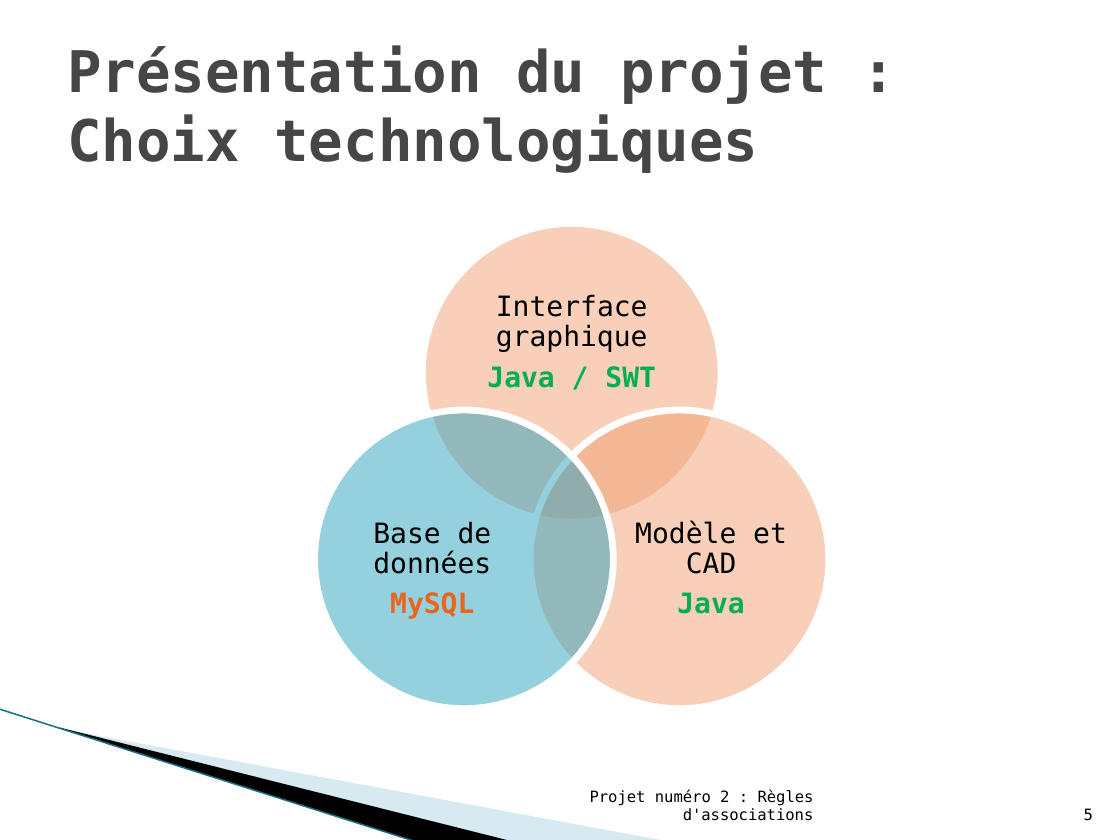
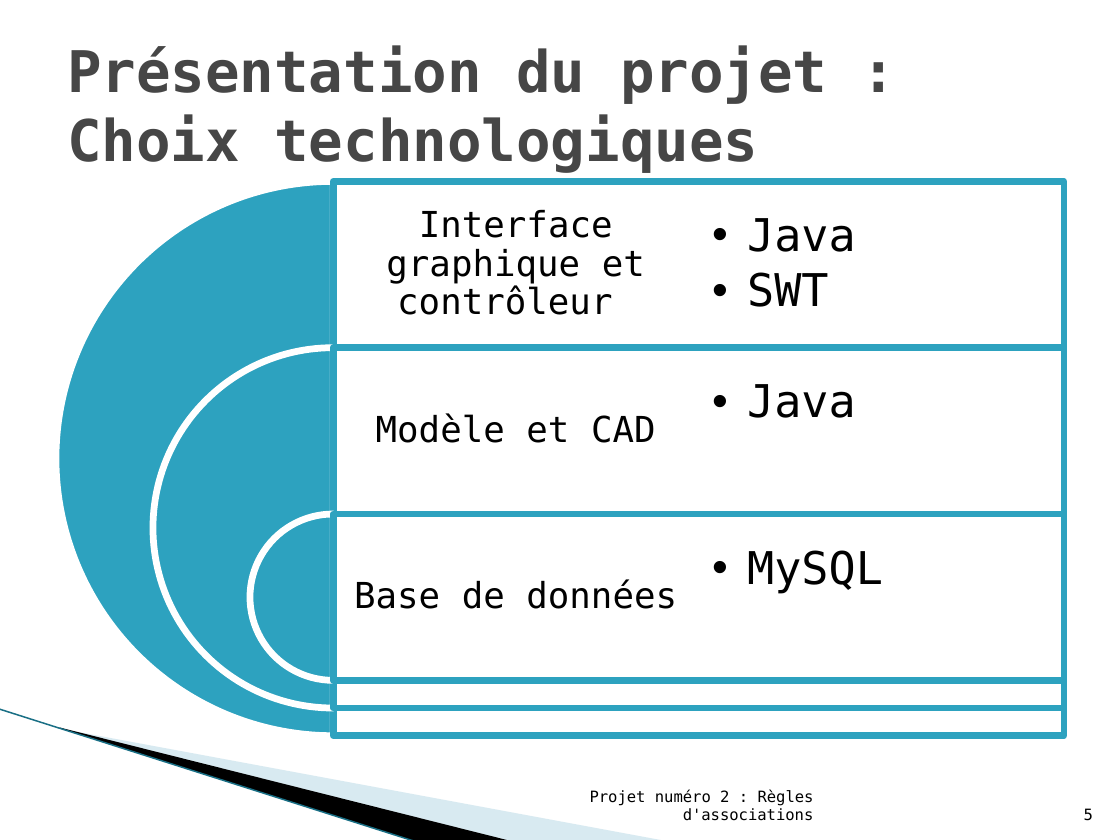
Before and after one commit to arnaudbreton/projet-sgbd, a slide deck: slide 5 of Projet OLAP/ressources/Base de données multi-dimensionnelles et OLAP - Projet Numéro 2 - Présentation.pptx. Drawn at 1120x840 pixels with LibreOffice and Linux fonts; fonts in the diff are those of the drawing; background and template pictures are left out. Boxes give left, top, right and bottom in pixels: in the first picture for what was removed or moved away, otherwise in the second. Text is boxed around its words. In the diff, an @@ line names an element or a change of style, - is before the commit and + after.

```diff
--- a/Projet OLAP/ressources/Base de données multi-dimensionnelles et OLAP - Projet Numéro 2 - Présentation.pptx
+++ b/Projet OLAP/ressources/Base de données multi-dimensionnelles et OLAP - Projet Numéro 2 - Présentation.pptx
@@ ellipse removed at (x1=422, y1=223, x2=721, y2=522) @@
@@ text at (x1=747, y1=218, x2=856, y2=307): text changed; size 18 to 29 pt @@
-Interface graphique
-Java / SWT
+  •• Java
+  •• SWT
@@ text "Modèle et CAD" at (x1=376, y1=413, x2=656, y2=443): size 18 to 23 pt; more space between paragraphs @@
@@ text "Modèle et CAD" moved from (x1=635, y1=520, x2=787, y2=614) to (x1=376, y1=413, x2=656, y2=443) @@
@@ ellipse removed at (x1=315, y1=410, x2=614, y2=709) @@
@@ ellipse removed at (x1=530, y1=410, x2=829, y2=709) @@
@@ text "Base de données" moved from (x1=373, y1=521, x2=492, y2=619) to (x1=354, y1=580, x2=677, y2=609) @@
@@ text "Base de données" at (x1=354, y1=580, x2=677, y2=609): size 18 to 23 pt; more space between paragraphs @@
@@ group added at (x1=56, y1=181, x2=1064, y2=736): 3 pie slice (boxed as its full ellipse)s, 3 rectangles, 3 texts @@
+Interface graphique et contrôleur
+  •• Java
+  •• MySQL
@@ text at (x1=390, y1=592, x2=474, y2=619): paragraph removed @@
-MySQL
@@ text at (x1=677, y1=592, x2=744, y2=614): paragraph removed @@
-Java
```
Also in this commit, not shown: 4 other slides changed, 1 other file.
